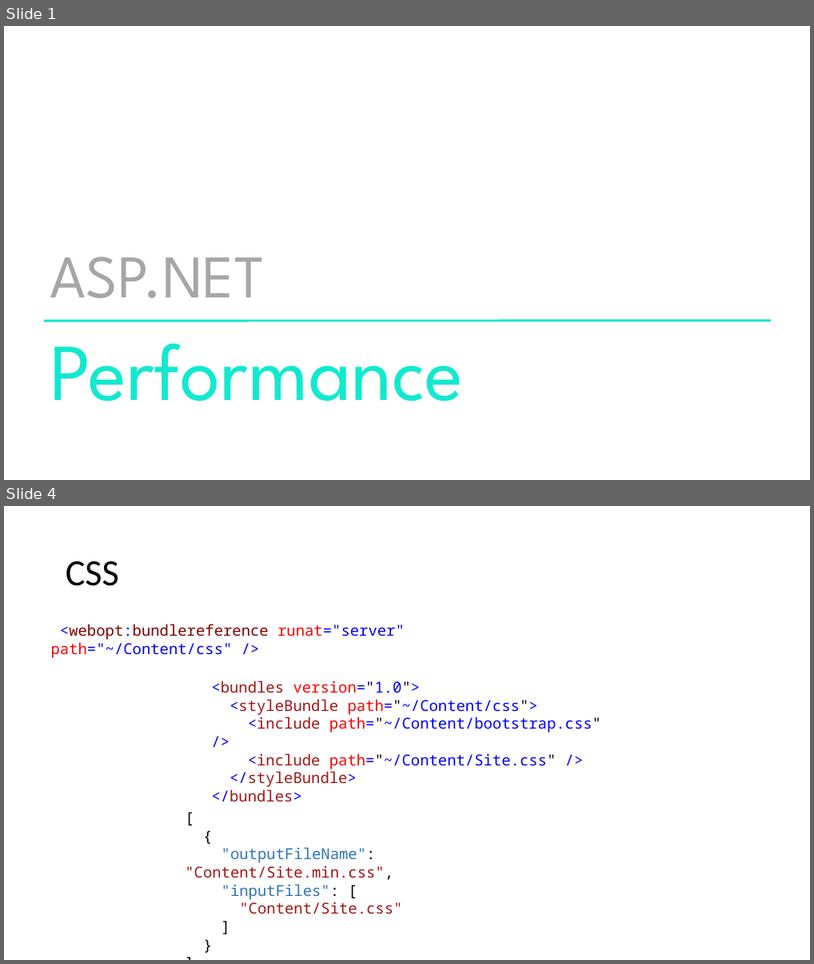
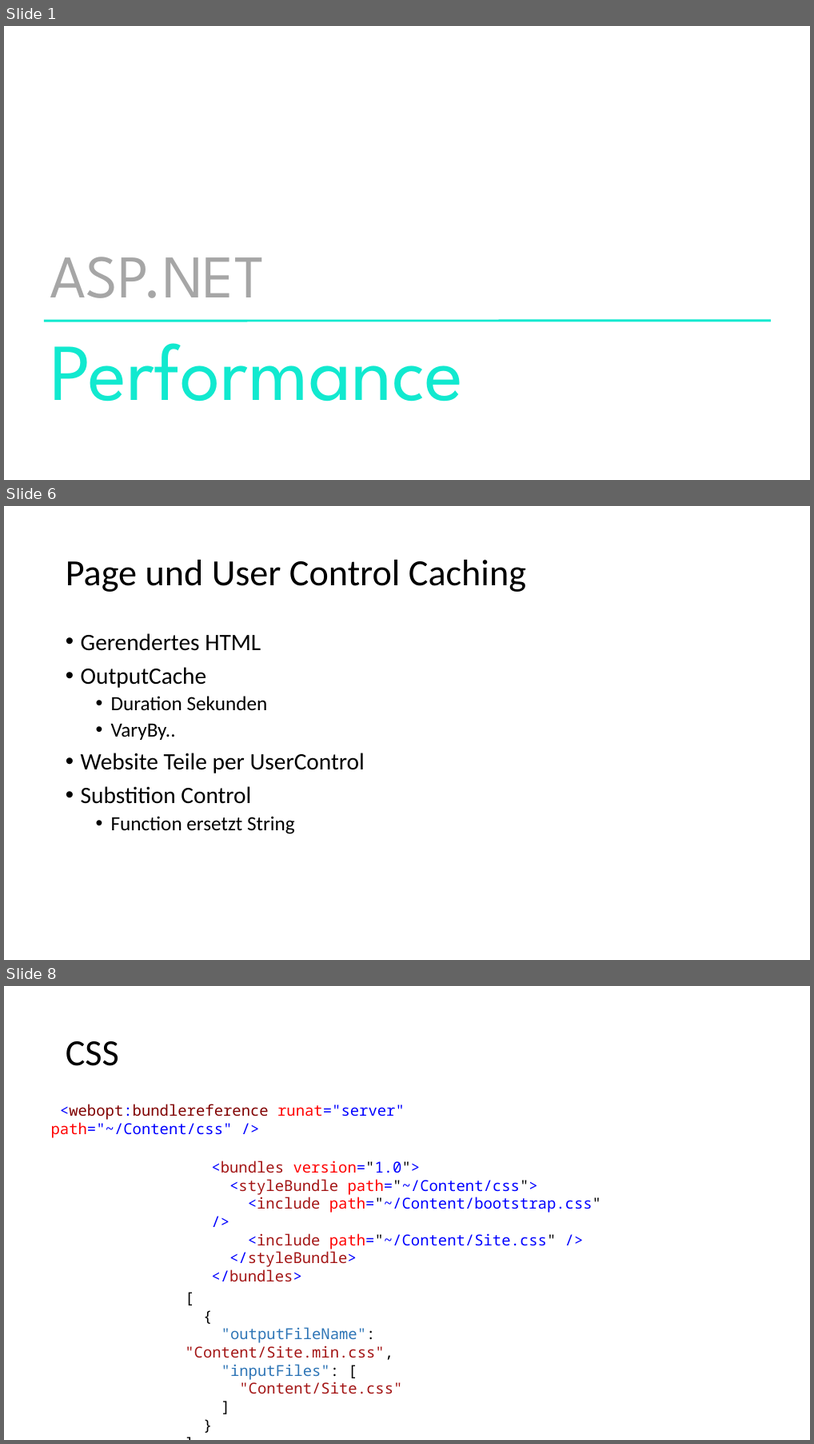
Before and after one commit to ppedvAG/WebformsKurs, a slide deck: 14Performance.pptx. Shown one above the other, each under a label of ours: slides 1 and 4 before the commit, slides 1, 6 and 8 after it; the slides between them are not shown. The pictures are 814x964 and 814x1444 pixels, drawn with LibreOffice and Linux fonts; fonts in the diff are those of the drawing. Boxes give left, top, right and bottom in pixels: in the first picture for what was removed or moved away, otherwise in the second. Text is boxed around its words. In the diff, an @@ line names an element or a change of style, - is before the commit and + after.

```diff
--- a/14Performance.pptx
+++ b/14Performance.pptx
@@ slide 6 added at [4, 506, 810, 960], background #FFFFFF @@
@@ title added at [66, 560, 526, 592], 44 pt, text #000000 @@
+Page und User Control Caching
@@ text added at [81, 633, 365, 834], 28 pt, text #000000 @@
+• Gerendertes HTML
+• OutputCache
+  • Duration Sekunden
+  • VaryBy..
+• Website Teile per UserControl
+• Substition Control
+  • Function ersetzt String
@@ what was slide 4 is now slide 8 @@
```
Also in this commit, not shown: 2 slides changed, 3 other slides added, 1 slide removed, 13 other files.
